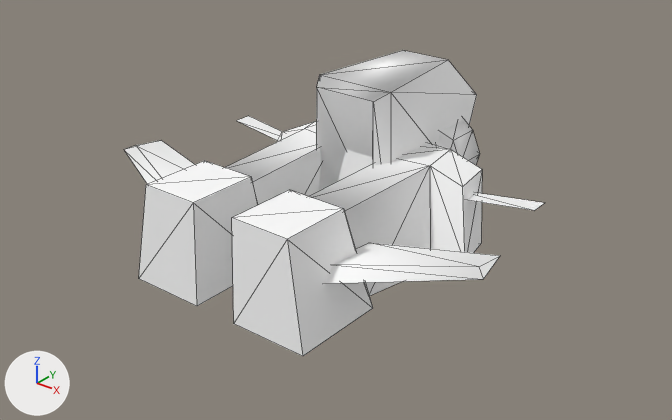
The OBJ model Assets/Art/Nova1492/GXConverted/Models/UnitParts/ArmWeapons/datan_common_arm2_hbbr_b60c5fe0.obj, before and after one commit.
Both versions are drawn from a 50 mm camera at (1.711, -1.929, 1.444) aimed at (0.021, 0.182, 0.135). Lighting does not change. The marker at lower left points along +X, +Y and +Z. The older version comes first. Mesh edges are drawn as thin lines. Where no turn or scale is listed for an object, it has been applied to the vertices.

The first picture shows 'datan_common_arm2_hbbr_b60c5fe0'.
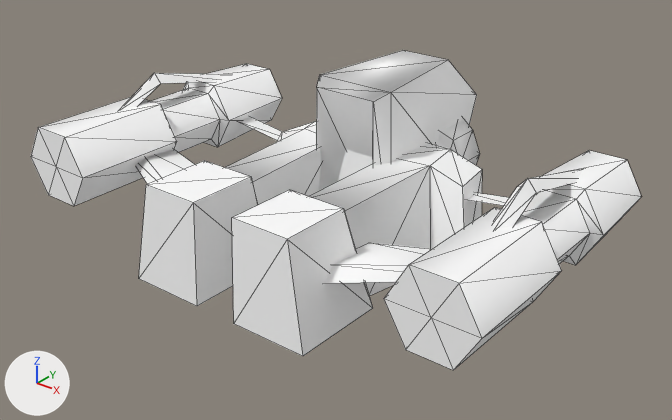
The edits, one by one:
Mesh me_datan_common_arm2_hbbr_b60c5fe0_mesh03 is new.
It has 47 vertices, 74 faces and spans x 0.584..0.859, y -0.334..0.623, z 0.141..0.464.
It uses material mat_datan_common_arm2_hbbr_b60c5fe0 (its picture is missing).
Mesh me_datan_common_arm2_hbbr_b60c5fe0_mesh01 is new.
It has 47 vertices, 74 faces and spans x -0.856..-0.581, y -0.334..0.623, z 0.141..0.464.
It uses material mat_datan_common_arm2_hbbr_b60c5fe0 (its picture is missing).
Object 'datan_common_arm2_hbbr_b60c5fe0_mesh03' (ob_datan_common_arm2_hbbr_b60c5fe0_mesh03) is new; it shows me_datan_common_arm2_hbbr_b60c5fe0_mesh03.
Its location is (0.0, 0.0, 0.0).
Object 'datan_common_arm2_hbbr_b60c5fe0_mesh01' (ob_datan_common_arm2_hbbr_b60c5fe0_mesh01) is new; it shows me_datan_common_arm2_hbbr_b60c5fe0_mesh01.
Its location is (0.0, 0.0, 0.0).

Where the change shows, as pixel boxes [x1, y1, x2, y2] in the pictures (672 x 420 px):
'datan_common_arm2_hbbr_b60c5fe0_mesh03', added: after [384, 150, 641, 370]
'datan_common_arm2_hbbr_b60c5fe0_mesh01', added: after [31, 64, 282, 206]
